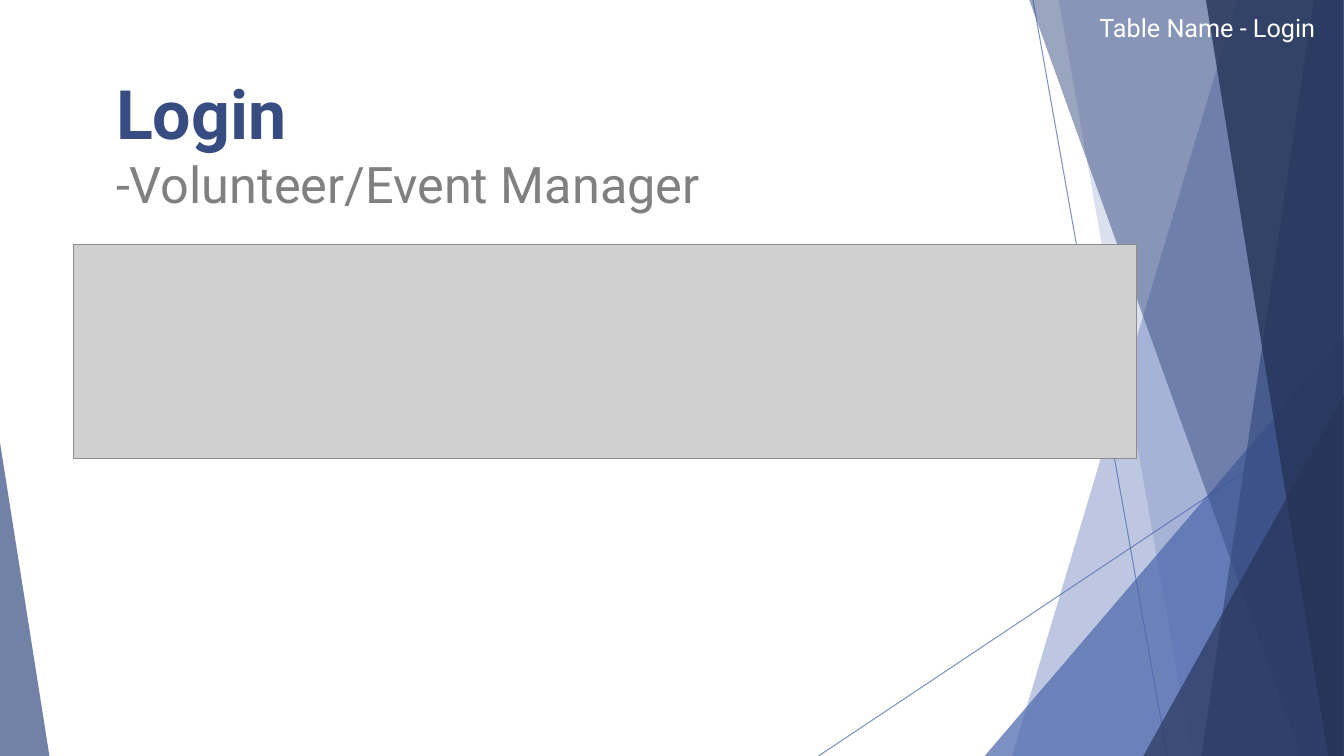
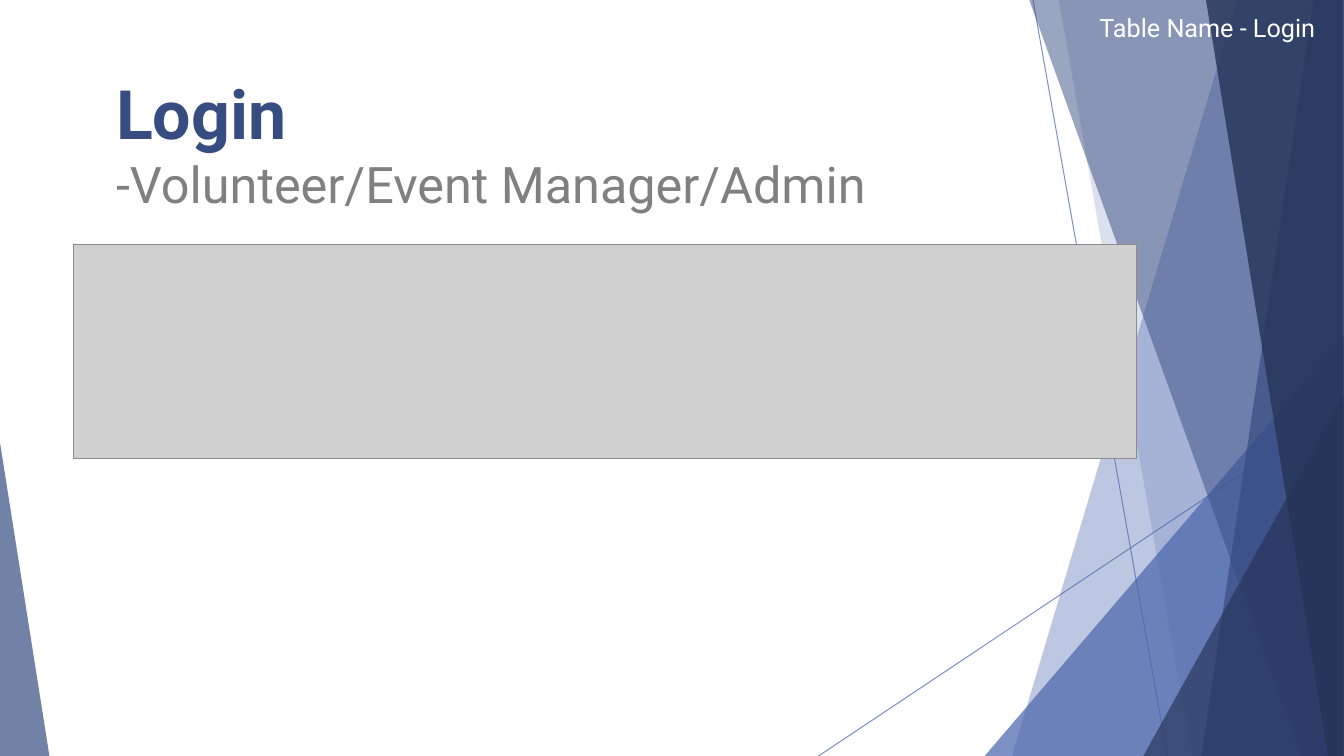
Before and after one commit to raveeshavishwajith/ron, a slide deck: slide 4 of presentation.pptx. Drawn at 1344x756 pixels with LibreOffice and Linux fonts; fonts in the diff are those of the drawing; grey boxes stand for pictures. Boxes give left, top, right and bottom in pixels: in the first picture for what was removed or moved away, otherwise in the second. Text is boxed around its words. In the diff, an @@ line names an element or a change of style, - is before the commit and + after.

Commit message:
edit

```diff
--- a/presentation.pptx
+++ b/presentation.pptx
@@ title at <box>116,88,866,214</box>: text changed @@
-Login
--Volunteer/Event Manager
+Login
+-Volunteer/Event Manager/Admin
```
